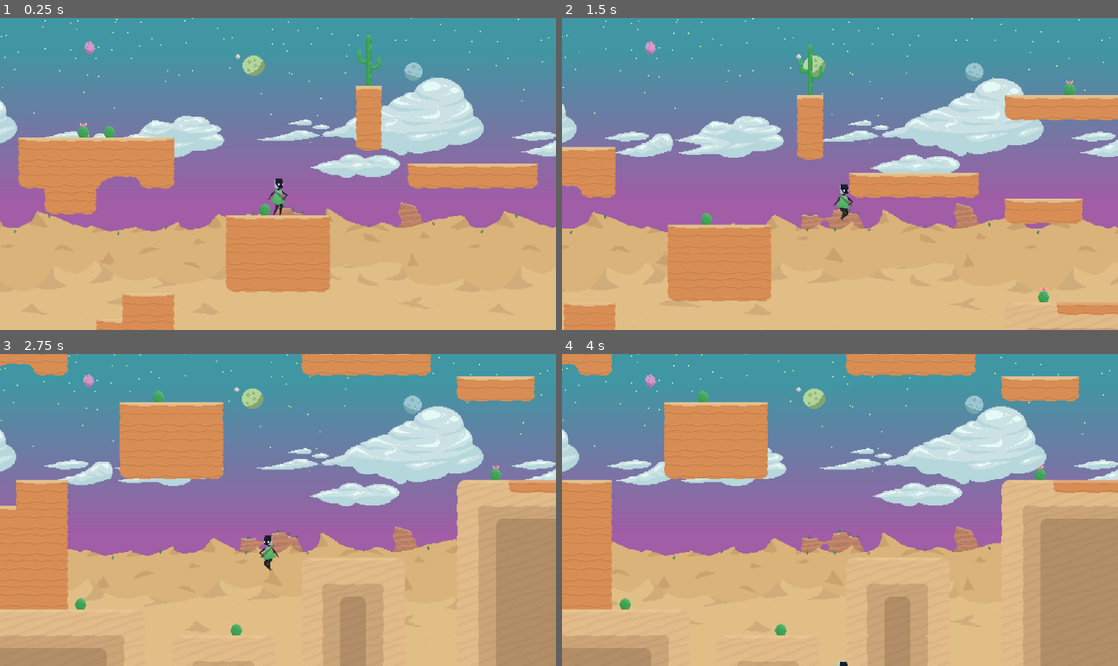
Above: before the commit, frames 1-4 (two rows, left to right).
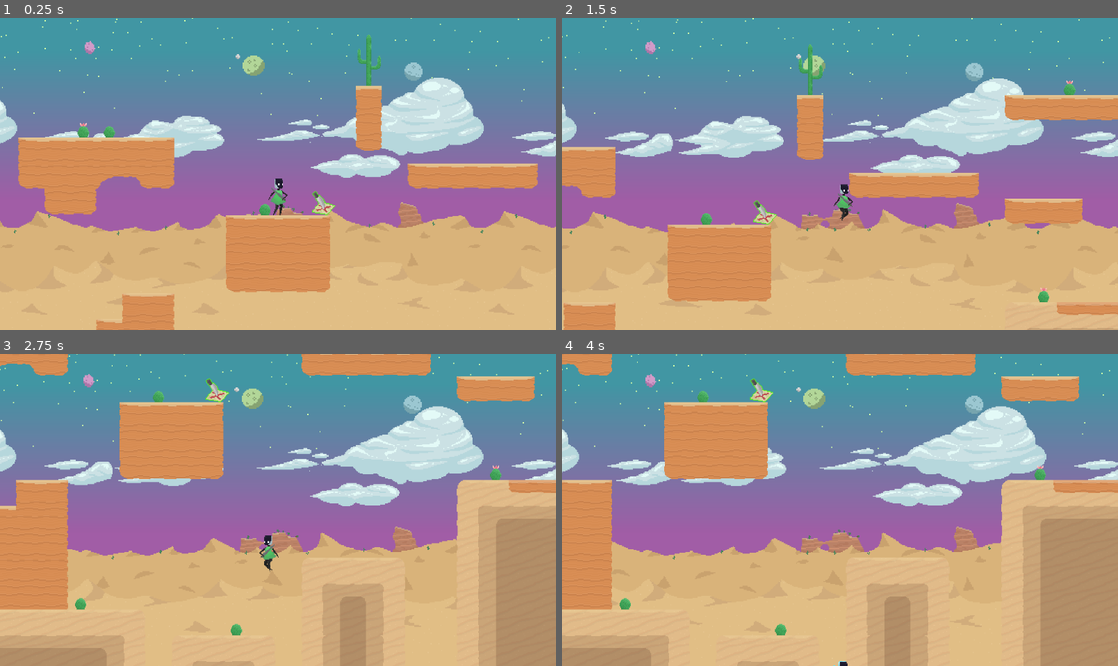
Above: after the commit, the same moments.

Repository: platworki/planet-runner
Game: Godot game, scene res://scenes/world.tscn
Two runs of this game, one before a commit and one after it. Both use one fixed random seed, a clock stepped at 60 frames per second and the inputs below.
Inputs (mouse positions are in pixels of both pictures, inside the frame that each line leads up to):
- Up to frame 1 (0.25 s): no input
- Up to frame 2 (1.5 s): move the mouse to (962, 158) at 0.52 s; hold D (move_right) from 0.53 s (still down); click (962, 158) at 0.6 s; tap Space (jump) at 0.77, 1.07 s; tap Shift (dash) at 0.8, 1.35 s; move the mouse to (728, 189) at 1.27 s
- Up to frame 3 (2.75 s): tap Space (jump) at 1.52, 1.82 s; tap E (pickup, bound only after the commit) at 1.55, 2.1 s; move the mouse to (333, 441) at 2.02 s; release D (move_right) at 2.03 s; hold A (move_left) from 2.03 s (still down); hold Space (jump) from 2.03 s (still down)
- Up to frame 4 (4 s): move the mouse to (812, 572) at 2.77 s; release A (move_left) at 2.78 s; release Space (jump) at 2.78 s; hold D (move_right) from 2.78 s (still down); tap Space (jump) at 2.85, 3.02, 3.32, 3.77 s; click (812, 572) at 3.05 s; move the mouse to (1006, 556) at 3.52 s; click (1006, 556) at 3.6 s; tap Shift (dash) at 3.8 s

The runs differ from the first frame. In frame 1, 0.2% of the frame differs, in the area x 56-61%, y 55-64%; in frame 2, 0.2%, in the area x 34-39%, y 58-67%; in frame 3, 0.2%; in frame 4, 0.2%.

Commit message:
item system

Diff:
--- a/project.godot
+++ b/project.godot
@@ -19,6 +19,7 @@
 [autoload]
 
 Music="*res://scenes/music.tscn"
+GameManager="*res://scripts/game_manager.gd"
 
 [display]
 
@@ -93,6 +94,11 @@
 "events": [Object(InputEventKey,"resource_local_to_scene":false,"resource_name":"","device":-1,"window_id":0,"alt_press …(192 unchanged characters)…
 ]
 }
+pickup={
+"deadzone": 0.2,
+"events": [Object(InputEventKey,"resource_local_to_scene":false,"resource_name":"","device":-1,"window_id":0,"alt_pressed":false,"shift_pressed":false,"ctrl_pressed":false,"meta_pressed":false,"pressed":false,"keycode":0,"physical_keycode":69,"key_label":0,"unicode":101,"location":0,"echo":false,"script":null)
+]
+}
 
 [layer_names]
 
@@ -100,6 +106,7 @@
 2d_physics/layer_2="Player_layer"
 2d_physics/layer_3="Hit_by_player"
 2d_physics/layer_4="Enemy_layer"
+2d_physics/layer_5="Item_layer"
 
 [physics]
 
--- /dev/null
+++ b/scenes/items/item.gd
@@ -0,0 +1,39 @@
+extends Area2D
+
+var item_data = {}
+var player_in_range = false
+
+@onready var sprite_default: Sprite2D = $SpriteDefault
+@onready var sprite_highlight: Sprite2D = $SpriteHighlight
+
+func _ready() -> void:
+	# Load sprites from item data
+	if item_data.has("sprite_default"):
+		sprite_default.texture = load(item_data.sprite_default)
+	if item_data.has("sprite_highlight"):
+		sprite_highlight.texture = load(item_data.sprite_highlight)
+
+	# Start with default visible
+	sprite_default.visible = true
+	sprite_highlight.visible = false
+
+func _process(_delta):
+	# Check for pickup input
+	if player_in_range and Input.is_action_just_pressed("pickup"):
+		pickup()
+
+func _on_body_entered(body: Node2D):
+	if body.name == "Player":
+		player_in_range = true
+		sprite_default.visible = false
+		sprite_highlight.visible = true
+
+func _on_body_exited(body: Node2D):
+	if body.name == "Player":
+		player_in_range = false
+		sprite_default.visible = true
+		sprite_highlight.visible = false
+
+func pickup():
+	GameManager.add_item(item_data)
+	queue_free()
--- /dev/null
+++ b/scenes/items/item.tscn
@@ -0,0 +1,26 @@
+[gd_scene load_steps=5 format=3 uid="uid://c2q0h00784m7d"]
+
+[ext_resource type="Script" uid="uid://814oxuorf15u" path="res://scenes/items/item.gd" id="1_jgeia"]
+[ext_resource type="Texture2D" uid="uid://d3rrsupto6164" path="res://assets/sprites/speed_boot_sprite.png" id="2_jgeia"]
+[ext_resource type="Texture2D" uid="uid://b54rsqxdhgud1" path="res://assets/sprites/speed_boot-highlight.png" id="3_fat2f"]
+
+[sub_resource type="CircleShape2D" id="CircleShape2D_vpy52"]
+radius = 32.0
+
+[node name="Item" type="Area2D"]
+collision_layer = 16
+collision_mask = 2
+script = ExtResource("1_jgeia")
+
+[node name="CollisionShape2D" type="CollisionShape2D" parent="."]
+shape = SubResource("CircleShape2D_vpy52")
+
+[node name="SpriteDefault" type="Sprite2D" parent="."]
+texture = ExtResource("2_jgeia")
+
+[node name="SpriteHighlight" type="Sprite2D" parent="."]
+visible = false
+texture = ExtResource("3_fat2f")
+
+[connection signal="body_entered" from="." to="." method="_on_body_entered"]
+[connection signal="body_exited" from="." to="." method="_on_body_exited"]
--- a/scenes/player.tscn
+++ b/scenes/player.tscn
@@ -1367,6 +1367,7 @@
 
 [node name="Player" type="CharacterBody2D"]
 collision_layer = 2
+collision_mask = 17
 script = ExtResource("1_qhqgy")
 
 [node name="Position" type="Node2D" parent="."]
--- a/scenes/world.tscn
+++ b/scenes/world.tscn
@@ -208,6 +208,8 @@
 
 [node name="Enemies" type="Node" parent="."]
 
+[node name="Items" type="Node" parent="."]
+
 [node name="Spawners" type="Node" parent="."]
 
 [node name="SlimeSpawn" type="Marker2D" parent="Spawners" groups=["EnemySpawn"]]
--- a/scripts/coin.gd
+++ /dev/null
@@ -1,8 +0,0 @@
-extends Area2D
-
-@onready var game_manager: Node = %GameManager
-@onready var animation_player: AnimationPlayer = $AnimationPlayer
-
-func _on_body_entered(_body: Node2D) -> void:
-	game_manager.add_point()
-	animation_player.play("pickup")
--- a/scripts/game_manager.gd
+++ b/scripts/game_manager.gd
@@ -1,7 +1,58 @@
 extends Node
 
-var score = 0
+# Inventory storage
+var inventory = []
 
-func add_point():
-	score += 1
-	print(score)
+# Player stat bonuses (applied from items)
+var player_stats = {
+	"speed_bonus": 0, # %
+	"damage_bonus": 0, # %
+	"health_bonus": 0, # INT
+	"crit_chance": 0 # %
+}
+
+func add_item(item_data: Dictionary):
+	inventory.append(item_data)
+	apply_item_effect(item_data)
+	print("Picked up: ", item_data.name)
+	print("Inventory size: ", inventory.size())
+
+func apply_item_effect(item: Dictionary):
+	match item.effect_type:
+		"speed":
+			player_stats.speed_bonus += item.value
+		"damage":
+			player_stats.damage_bonus += item.value
+		"health":
+			player_stats.health_bonus += item.value
+		"crit_chance":
+			player_stats.crit_chance += item.value
+
+func get_item_from_database(item_name: String) -> Dictionary:
+	if ITEM_DATABASE.has(item_name):
+		return ITEM_DATABASE[item_name].duplicate()
+	else:
+		push_error("Item not found: " + item_name)
+		return {}
+
+# Item database - all possible items
+const ITEM_DATABASE = {
+	"speed_boots": {
+		"name": "Speedy Boot",
+		"effect_type": "speed",
+		"value": 15,  # Percentage
+		"rarity": "common",
+		"sprite_default": "res://assets/sprites/speed_boot_sprite.png",
+		"sprite_highlight": "res://assets/sprites/speed_boot-highlight.png",
+		"description": "+15% movement speed"
+	},
+	"precise_map": {
+		"name": "Precise Map",
+		"effect_type": "crit_chance",
+		"value": 15,
+		"rarity": "rare",
+		"sprite_default": "res://assets/sprites/crit_map_sprite.png",
+		"sprite_highlight": "res://assets/sprites/crit_map_highlight.png"
+	}
+	# Add more...
+}
--- a/scripts/player.gd
+++ b/scripts/player.gd
@@ -4,7 +4,14 @@
 # === CONFIGURATION ====
 # ======================
 
-const SPEED = 140.0
+const BASE_SPEED = 140.0
+func get_speed() -> float:
+	var speed_multiplier = 1.0 + (GameManager.player_stats.speed_bonus / 100.0)
+	return BASE_SPEED * speed_multiplier
+
+const BASE_DAMAGE = 10
+const BASE_HEALTH = 100
+var HEALTH = BASE_HEALTH + GameManager.player_stats.health_bonus
 const JUMP_VELOCITY = -230.0
 const GRAVITY_RISING = 365.0
 const GRAVITY_FALLING = 600.0
@@ -14,6 +21,12 @@
 const MAX_VELOCITY = 250.0
 # INFO Determines how slow vertical movement must be to trigger "RiseToFall"
 const JUMP_PEAK_THRESHOLD = 60.0
+var knockback_force = 200
+var up_knockback_velocity = -160
+var attack_combo_count = 0  # INFO Tracks which attack in combo
+var has_air_dash = true
+var has_double_jump = true
+var was_on_floor = true
 
 enum State {
 	NORMAL,
@@ -23,15 +36,6 @@
 }
 
 var current_state = State.NORMAL
-
-var DAMAGE = 10
-var HEALTH = 100
-var knockback_force = 200
-var up_knockback_velocity = -160
-var attack_combo_count = 0  # INFO Tracks which attack in combo
-var has_air_dash = true
-var has_double_jump = true
-var was_on_floor = true
 
 # ======================
 # === NODE REFERENCES ==
@@ -247,9 +251,9 @@
 
 	# INFO If players pressing left or right, move, otherwise smooth-ish stop
 	if direction:
-		velocity.x = direction * SPEED
+		velocity.x = direction * get_speed()
 	else:
-		velocity.x = move_toward(velocity.x, 0, SPEED)
+		velocity.x = move_toward(velocity.x, 0, get_speed())
 
 # ======================
 # ====== GRAVITY =======
@@ -430,11 +434,16 @@
 	attack2_hitbox.disabled = true
 
 func get_current_attack_damage() -> int:
-	var base_damage = DAMAGE
+	var base_damage = BASE_DAMAGE + GameManager.player_stats.damage_bonus
+	# Check for crit
+	var crit_chance = GameManager.player_stats.crit_chance
+	if randf() * 100 < crit_chance:  # Random 0-100 vs crit chance
+		base_damage *= 2  # Crit = double damage
+		print("CRITICAL HIT!")
+
 	var current_anim = attack_hit_animation.current_animation
-
 	if current_anim == "Attack 2":
-		return base_damage*1.5
+		return base_damage * 1.5
 	else:
 		return base_damage
 
--- a/scripts/world.gd
+++ b/scripts/world.gd
@@ -2,9 +2,11 @@
 
 @export var enemy_scene: PackedScene
 @onready var enemy_container = $Enemies
+@onready var items_container: Node = $Items
 
 func _ready():
 	spawn_enemies()
+	spawn_test_item()
 
 func spawn_enemies():
 	var spawn_points = get_tree().get_nodes_in_group("EnemySpawn")
@@ -16,3 +18,11 @@
 			# INFO Add the slime as a child of the "Enemies" node
 			enemy_container.add_child(new_enemy)
 			new_enemy.global_position = marker.global_position
+
+func spawn_test_item():
+	var item_scene = preload("res://scenes/items/item.tscn")
+	var item = item_scene.instantiate()
+	# Get item data from database
+	item.item_data = GameManager.get_item_from_database("precise_map")
+	items_container.add_child(item)
+	item.global_position = Vector2(600, -270)  # Adjust position
Binary file added: assets/sprites/crit_map_highlight.png
Binary file added: assets/sprites/crit_map_sprite.png
Binary file added: assets/sprites/speed_boot-highlight.png
Binary file added: assets/sprites/speed_boot_sprite.png
Not shown, changed: export_presets.cfg
Not shown, added: scenes/items/item.gd.uid
Not shown, removed: scripts/coin.gd.uid
